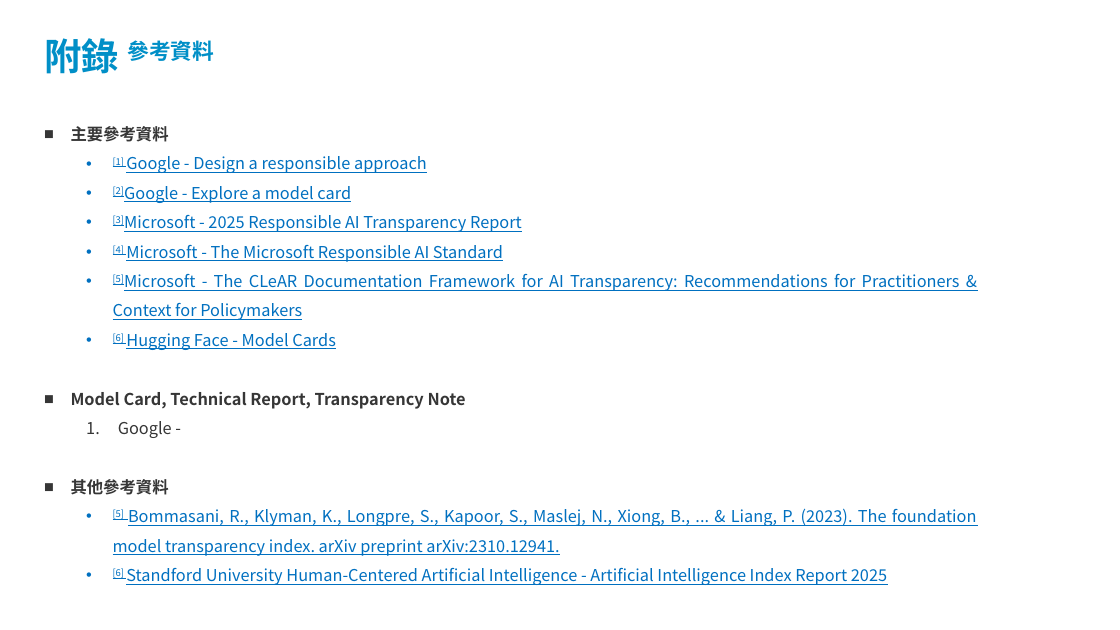
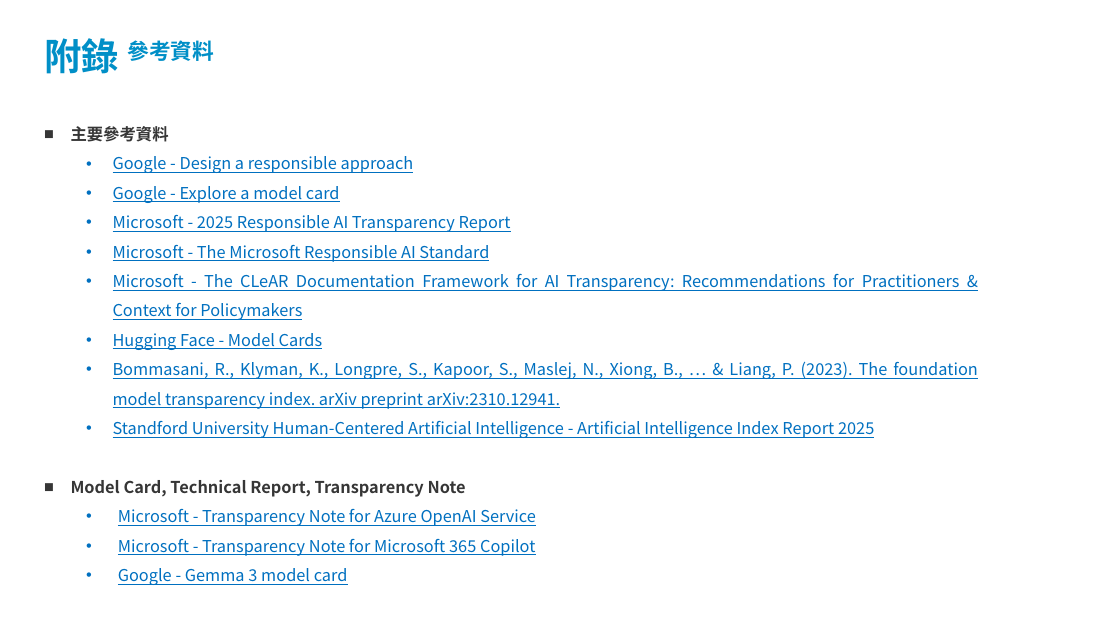
Before and after one commit to xinhuang0716/LLM_Assessment_Fubon, a slide deck: slide 18 of 模型評測機制 - 透明性.pptx (slide 9 before the commit). Drawn at 1120x630 pixels with LibreOffice and Linux fonts; fonts in the diff are those of the drawing; background and template pictures are left out. Boxes give left, top, right and bottom in pixels: in the first picture for what was removed or moved away, otherwise in the second. Text is boxed around its words. In the diff, an @@ line names an element or a change of style, - is before the commit and + after.

Commit message:
Update Transparency Report PPT

```diff
--- a/模型評測機制 - 透明性.pptx
+++ b/模型評測機制 - 透明性.pptx
@@ text at (113, 156, 978, 438): text changed @@
-  • [1] Google - Design a responsible approach
-  • [2]Google - Explore a model card
-  • [3]Microsoft - 2025 Responsible AI Transparency Report
-  • [4] Microsoft - The Microsoft Responsible AI Standard
-  • [5]Microsoft - The CLeAR Documentation Framework for AI Transparency: Recommendations for Practitioners & Context for Policymakers
-  • [6] Hugging Face - Model Cards
+  • Google - Design a responsible approach
+  • Google - Explore a model card
+  • Microsoft - 2025 Responsible AI Transparency Report
+  • Microsoft - The Microsoft Responsible AI Standard
+  • Microsoft - The CLeAR Documentation Framework for AI Transparency: Recommendations for Practitioners & Context for Policymakers
+  • Hugging Face - Model Cards
+  • Bommasani, R., Klyman, K., Longpre, S., Kapoor, S., Maslej, N., Xiong, B., … & Liang, P. (2023). The foundation model transparency index. arXiv preprint arXiv:2310.12941.
+  • Standford University Human-Centered Artificial Intelligence - Artificial Intelligence Index Report 2025
@@ text at (118, 509, 536, 585): text changed @@
-  1. Google -
-■ 其他參考資料
-  • [5] Bommasani, R., Klyman, K., Longpre, S., Kapoor, S., Maslej, N., Xiong, B., ... & Liang, P. (2023). The foundation model transparency index. arXiv preprint arXiv:2310.12941.
-  • [6] Standford University Human-Centered Artificial Intelligence - Artificial Intelligence Index Report 2025
+  • Microsoft - Transparency Note for Azure OpenAI Service
+  • Microsoft - Transparency Note for Microsoft 365 Copilot
+  • Google - Gemma 3 model card
```
Also in this commit, not shown: 4 other slides changed, 14 slides added, 3 slides removed.
